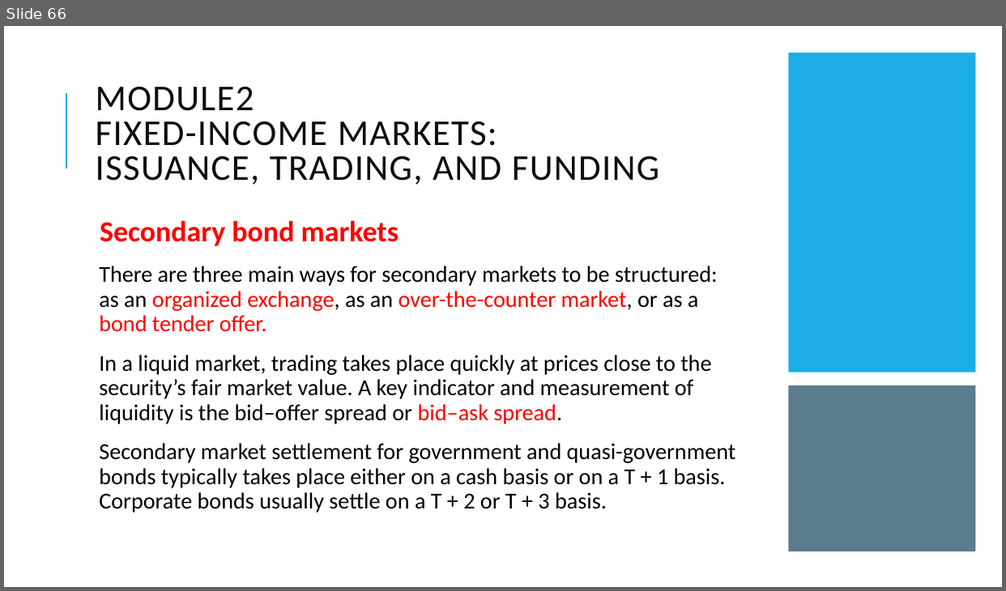
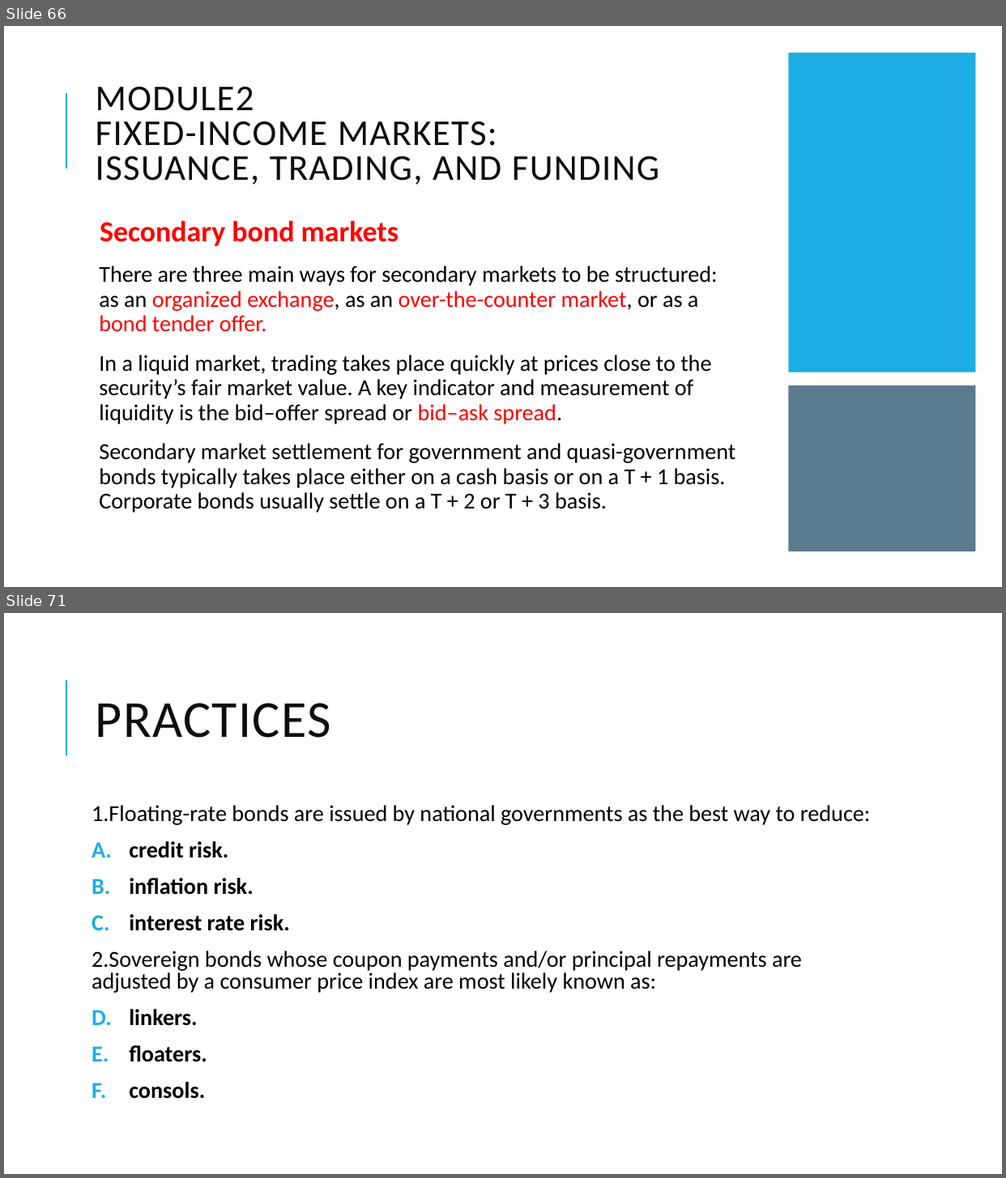
Before and after one commit to Isco0530/data, a slide deck: Fixed Income.pptx. Shown one above the other, each under a label of ours: slide 66 before the commit, slides 66 and 71 after it; the slides between them are not shown. The pictures are 1006x591 and 1006x1178 pixels, drawn with LibreOffice and Linux fonts; fonts in the diff are those of the drawing. Boxes give left, top, right and bottom in pixels: in the first picture for what was removed or moved away, otherwise in the second. Text is boxed around its words. In the diff, an @@ line names an element or a change of style, - is before the commit and + after.

```diff
--- a/Fixed Income.pptx
+++ b/Fixed Income.pptx
@@ slide 71 added at [4,613,1002,1174], background #FFFFFF; not listed: 1 template element that a slide beside it also shows @@
@@ title added at [96,703,331,738], 50 pt, text #0D0D0D @@
+PRACTICES
@@ text added at [91,805,871,1099], 22 pt, text #000000 @@
+1.Floating-rate bonds are issued by national governments as the best way to reduce:
+A. credit risk.
+B. inflation risk.
+C. interest rate risk.
+2.Sovereign bonds whose coupon payments and/or principal repayments are adjusted by a consumer price index are most likely known as:
+A. linkers.
+B. floaters.
+C. consols.
```
Also in this commit, not shown: 2 slides changed, 5 other slides added.
